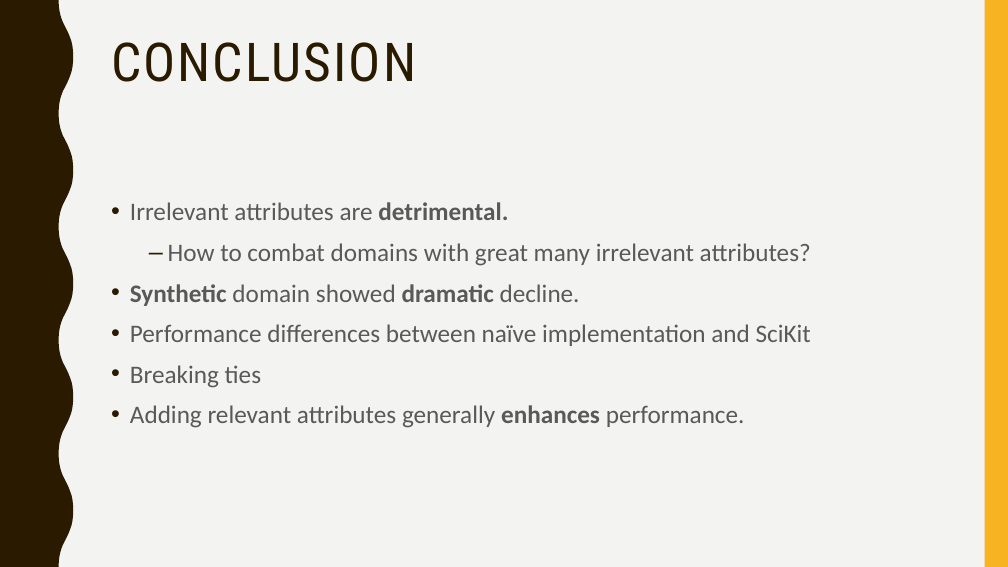
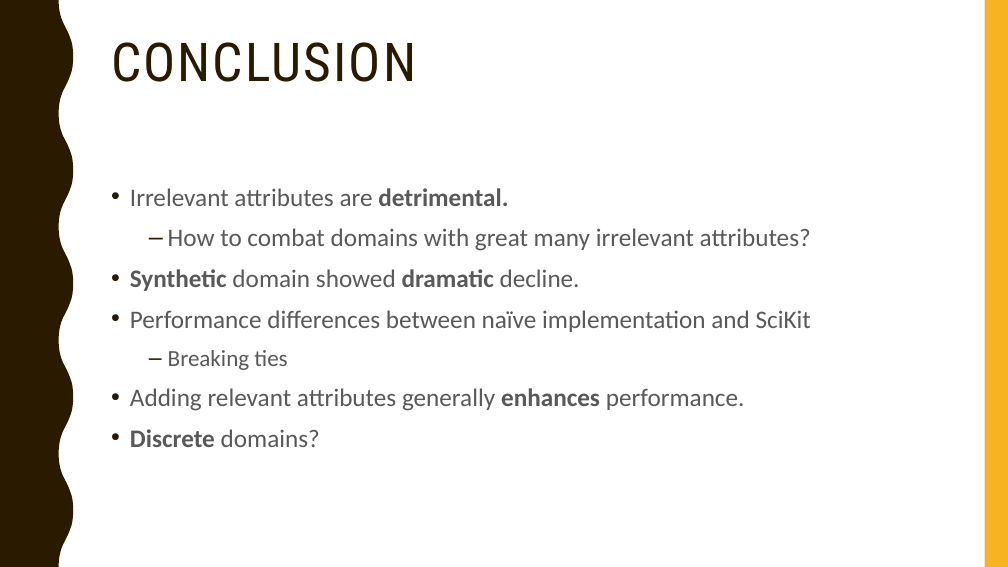
Before and after one commit to gururaj-shriram/ece548-machine-learning, a slide deck: slide 33 of proj1/presentation/pres.pptx (slide 31 before the commit). Drawn at 1008x567 pixels with LibreOffice and Linux fonts; fonts in the diff are those of the drawing. Boxes give left, top, right and bottom in pixels: in the first picture for what was removed or moved away, otherwise in the second. Text is boxed around its words. In the diff, an @@ line names an element or a change of style, - is before the commit and + after.

```diff
--- a/proj1/presentation/pres.pptx
+++ b/proj1/presentation/pres.pptx
@@ background #F3F3F2 to #FFFFFF @@
@@ text "Irrelevant attributes are detrimental.": place and size @@
-text "Irrelevant attributes are detrimental." at <box>130,202,811,428</box>
+text "Irrelevant attributes are detrimental." at <box>130,188,811,447</box>
@@ text at <box>168,350,287,370</box>: size 24 to 22 pt in "Breaking ties"; bullet • to –; list level 1 to 2 in "Breaking ties" @@
@@ text at <box>130,429,320,447</box>: paragraph added @@
+• Discrete domains?
```
Also in this commit, not shown: 30 other slides changed, 2 slides added.
